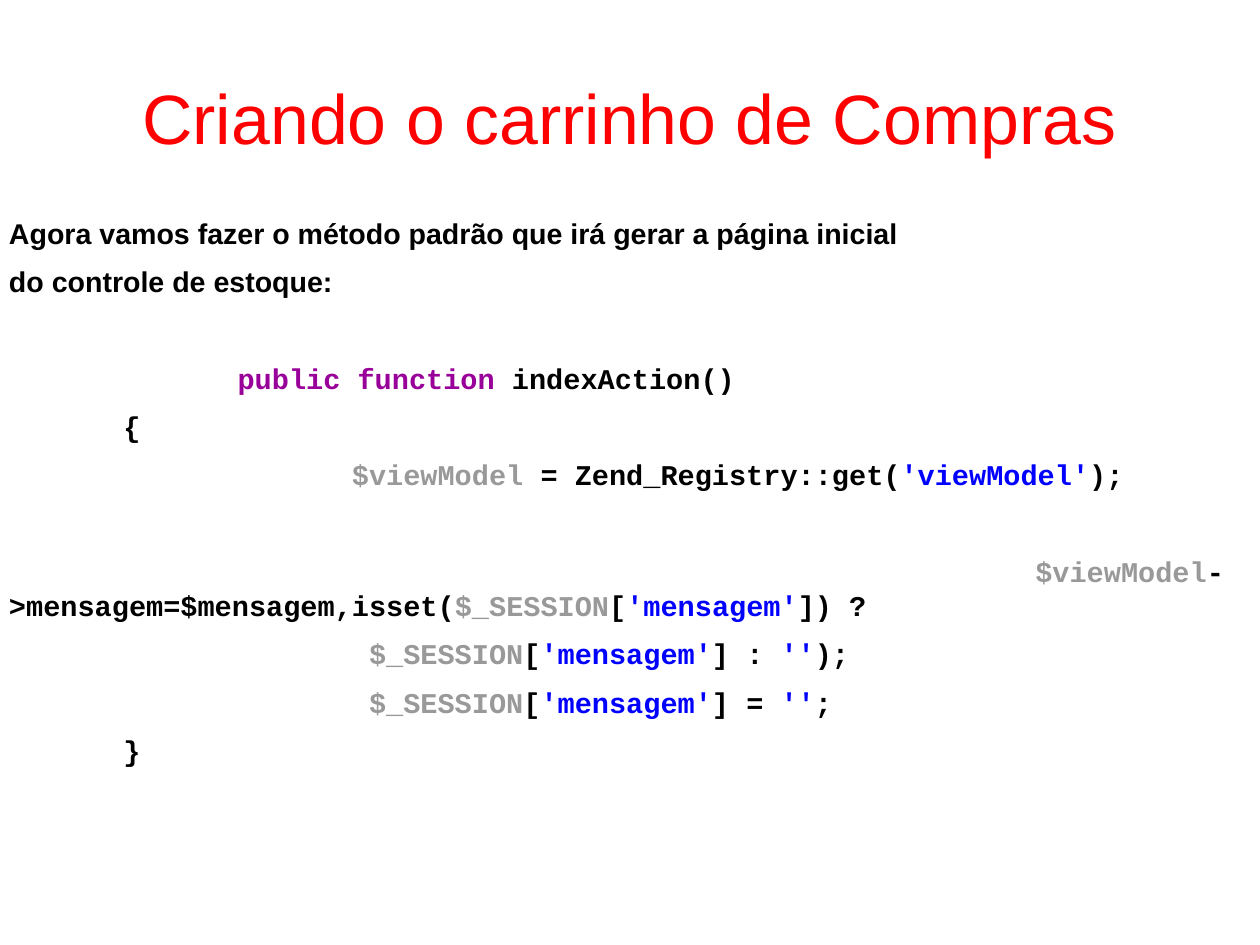
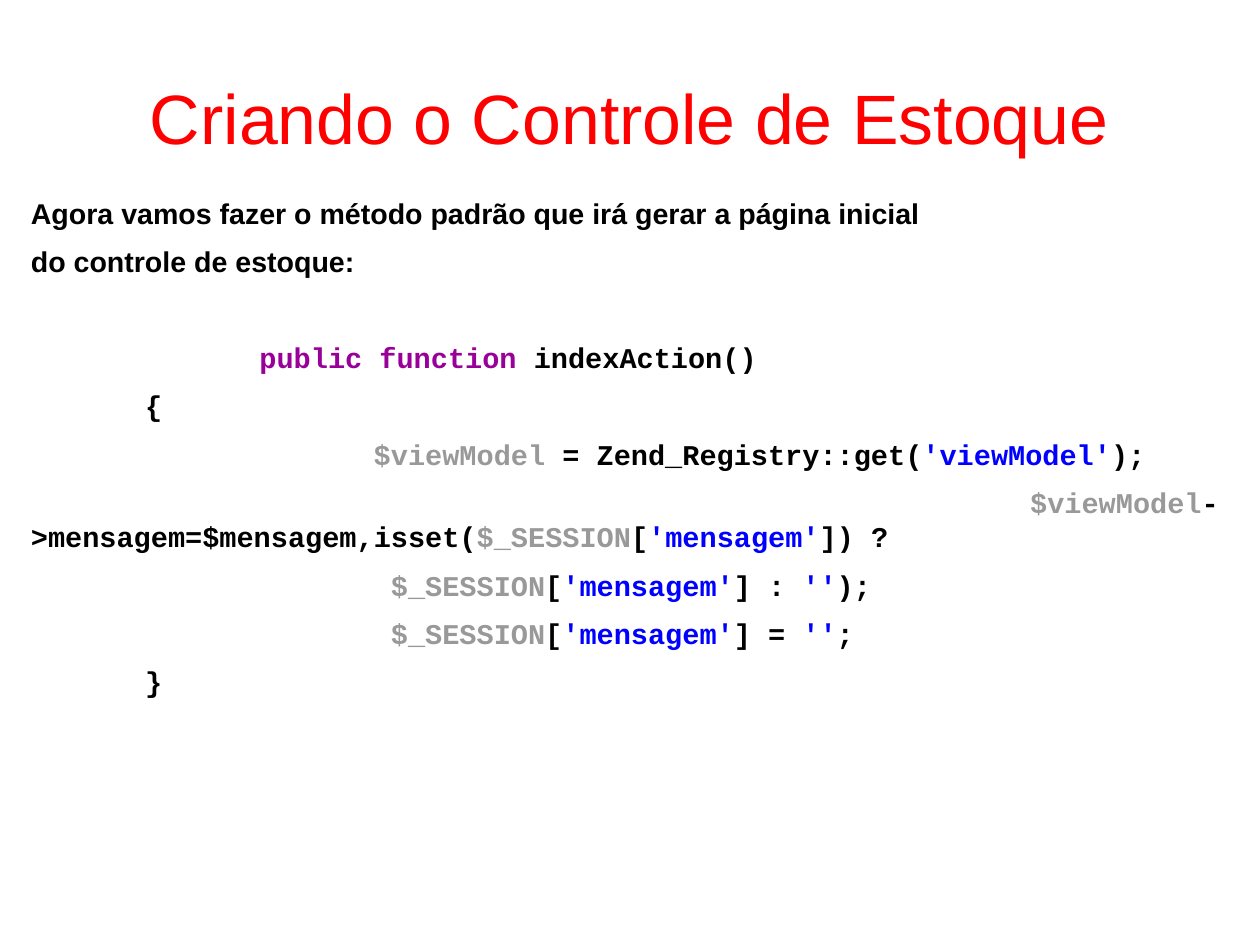
Before and after one commit to fgsl/lojasacme, a slide deck: slide 127 of docs/tutorial.odp (slide 126 before the commit). Drawn at 1260x945 pixels with LibreOffice and Linux fonts; fonts in the diff are those of the drawing. Boxes give left, top, right and bottom in pixels: in the first picture for what was removed or moved away, otherwise in the second. Text is boxed around its words. In the diff, an @@ line names an element or a change of style, - is before the commit and + after.

Commit message:
Alterar o título dos slides a partir do 122 para "Criando o Controle de Estoque" #69

```diff
--- a/docs/tutorial.odp
+++ b/docs/tutorial.odp
@@ title at <box>150,93,1108,157</box>: text changed @@
-Criando o carrinho de Compras
+Criando o Controle de Estoque
@@ text "Agora vamos fazer o método ..." rewrapped from <box>9,223,1224,719</box> to <box>31,203,1219,650</box> @@
```
Also in this commit, not shown: 27 other slides changed, 1 slide added, 1 slide removed, 10 other files.
